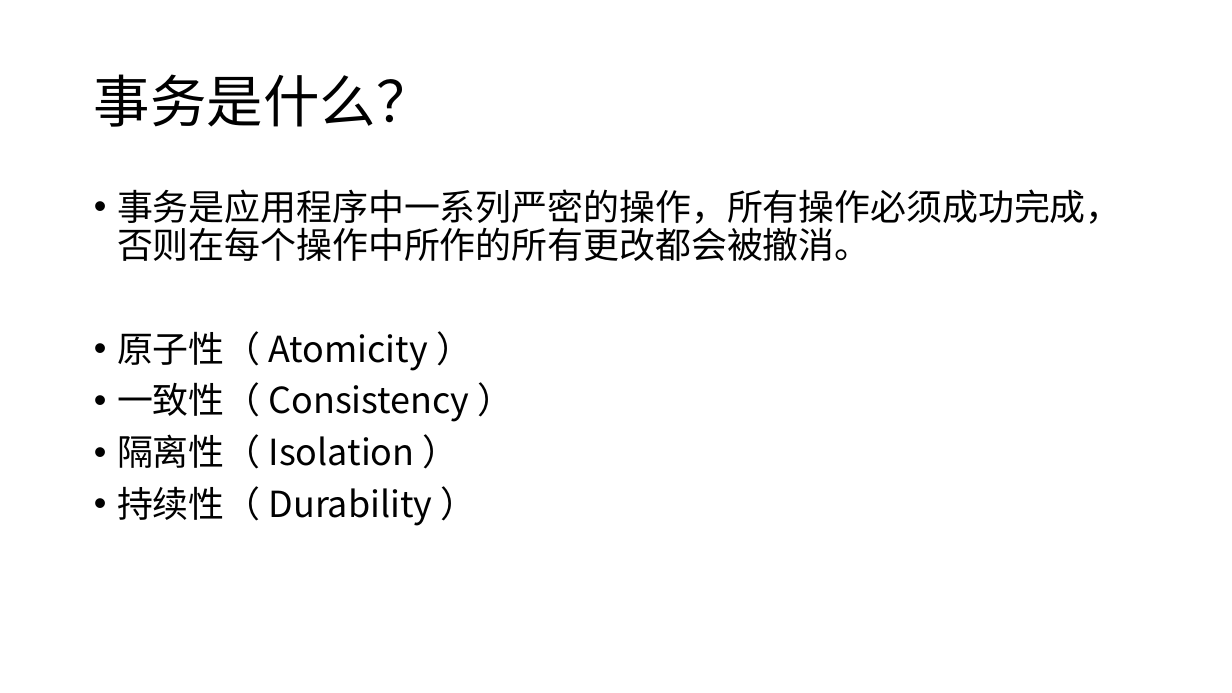
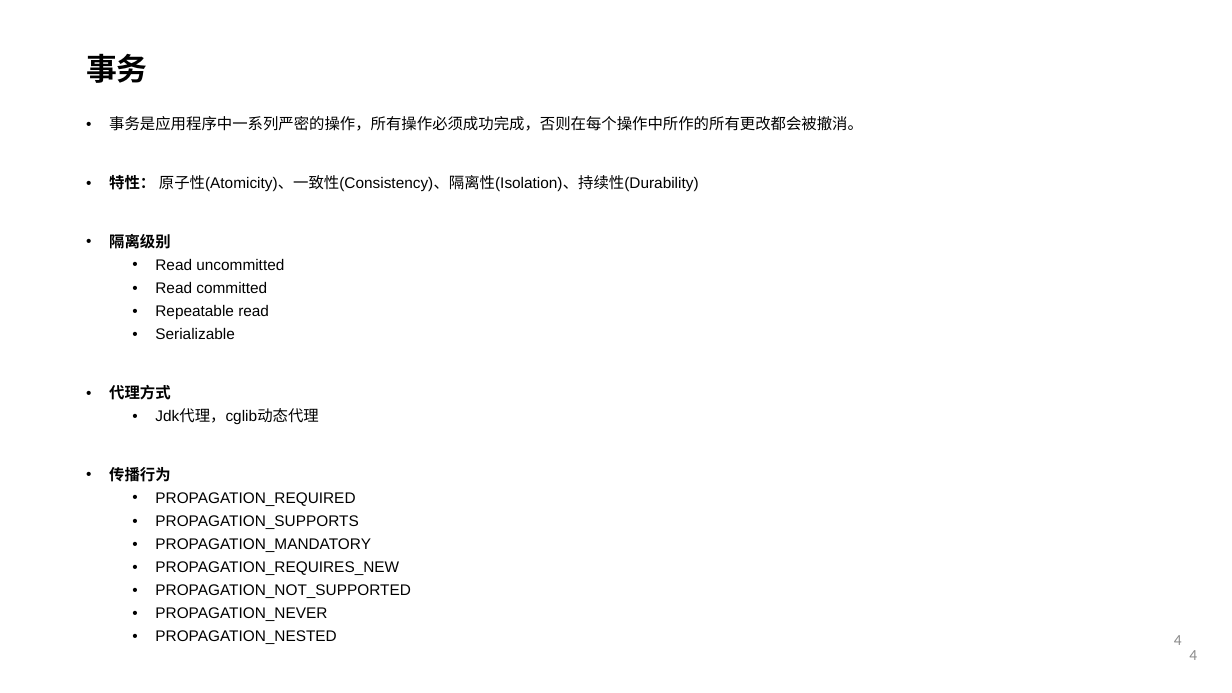
Before and after one commit to courage89/xa_presentation, a slide deck: slide 4 of 分布式事务.pptx. Drawn at 1232x693 pixels with LibreOffice and Linux fonts; fonts in the diff are those of the drawing; background and template pictures are left out. Boxes give left, top, right and bottom in pixels: in the first picture for what was removed or moved away, otherwise in the second. Text is boxed around its words. In the diff, an @@ line names an element or a change of style, - is before the commit and + after.

Commit message:
分布式事务ppt

```diff
--- a/分布式事务.pptx
+++ b/分布式事务.pptx
@@ title "事务" at bbox=[86, 53, 148, 83]: vertical alignment middle to top @@
@@ title at bbox=[86, 53, 148, 83]: text changed; size 44 to 24 pt; bold on @@
-事务是什么？
+事务
@@ text "事务是应用程序中一系列严密的操作，所有操作必须成功完成，否则在每个操作中所作的所有更改都会被撤消。": place and size @@
-text "事务是应用程序中一系列严密的操作，所有操作必须成功完成，否则在每个操作中所作的所有更改都会被撤消。" at bbox=[117, 189, 1122, 526]
+text "事务是应用程序中一系列严密的操作，所有操作必须成功完成，否则在每个操作中所作的所有更改都会被撤消。" at bbox=[109, 116, 863, 644]
@@ text at bbox=[109, 116, 863, 131]: size 28 to 12 pt, font Noto Sans CJK SC to Arial in "事务是应用程序中一系列严密的操作，所有操作必须成功完成，否则在每个操作中所作的所有更改都会被撤消。" @@
@@ text at bbox=[109, 175, 699, 644]: text changed; size 28 to 12 pt; font Noto Sans CJK SC to Arial @@
-• 原子性（ Atomicity ）
-• 一致性（ Consistency ）
-• 隔离性（ Isolation ）
-• 持续性（ Durability ）
+• 特性： 原子性(Atomicity)、一致性(Consistency)、隔离性(Isolation)、持续性(Durability)
+• 隔离级别
+  • Read uncommitted
+  • Read committed
+  • Repeatable read
+  • Serializable
+• 代理方式
+  • Jdk代理，cglib动态代理
+• 传播行为
+  • PROPAGATION_REQUIRED
+  • PROPAGATION_SUPPORTS
+  • PROPAGATION_MANDATORY
+  • PROPAGATION_REQUIRES_NEW
+  • PROPAGATION_NOT_SUPPORTED
+  • PROPAGATION_NEVER
+  • PROPAGATION_NESTED
@@ page number added at bbox=[1174, 635, 1182, 645], 12 pt, text #8C8C8C @@
+4
@@ page number added at bbox=[1189, 650, 1197, 660], 12 pt, text #8C8C8C @@
+4
```
Also in this commit, not shown: 11 other slides changed, 4 slides added, 10 slides removed.
